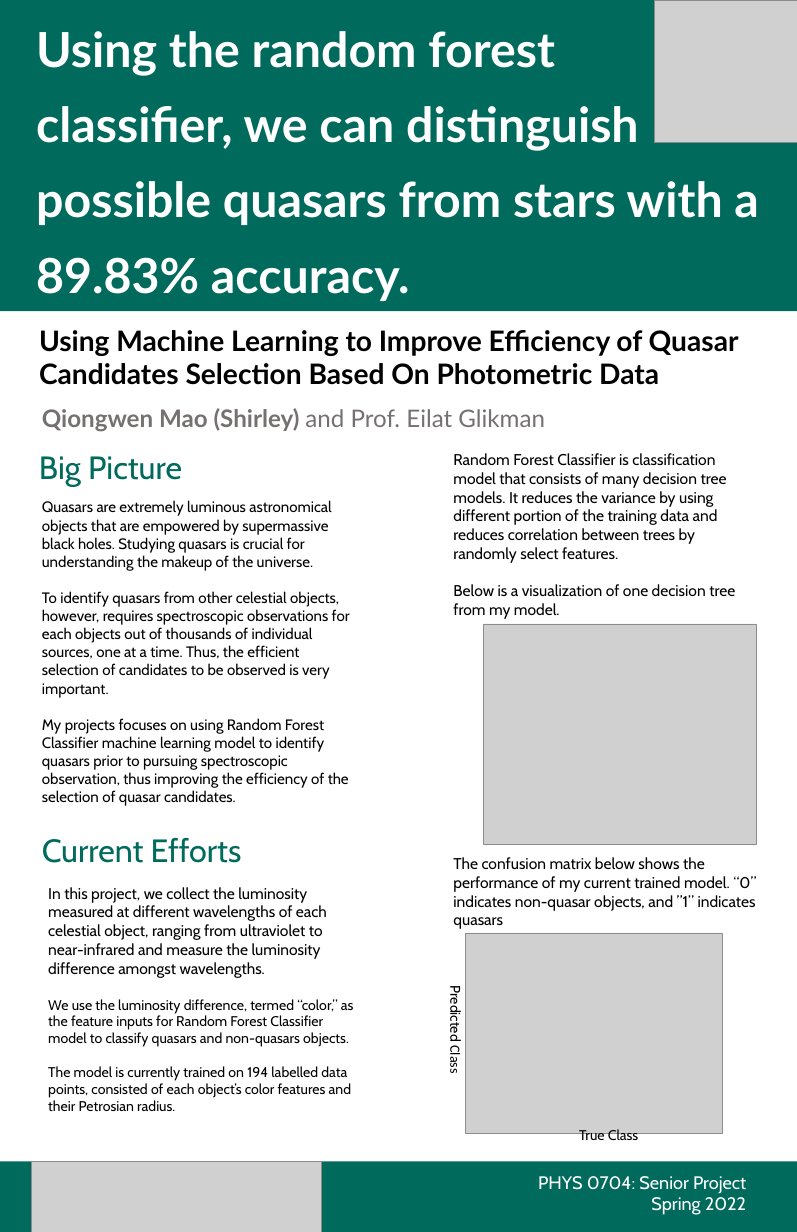
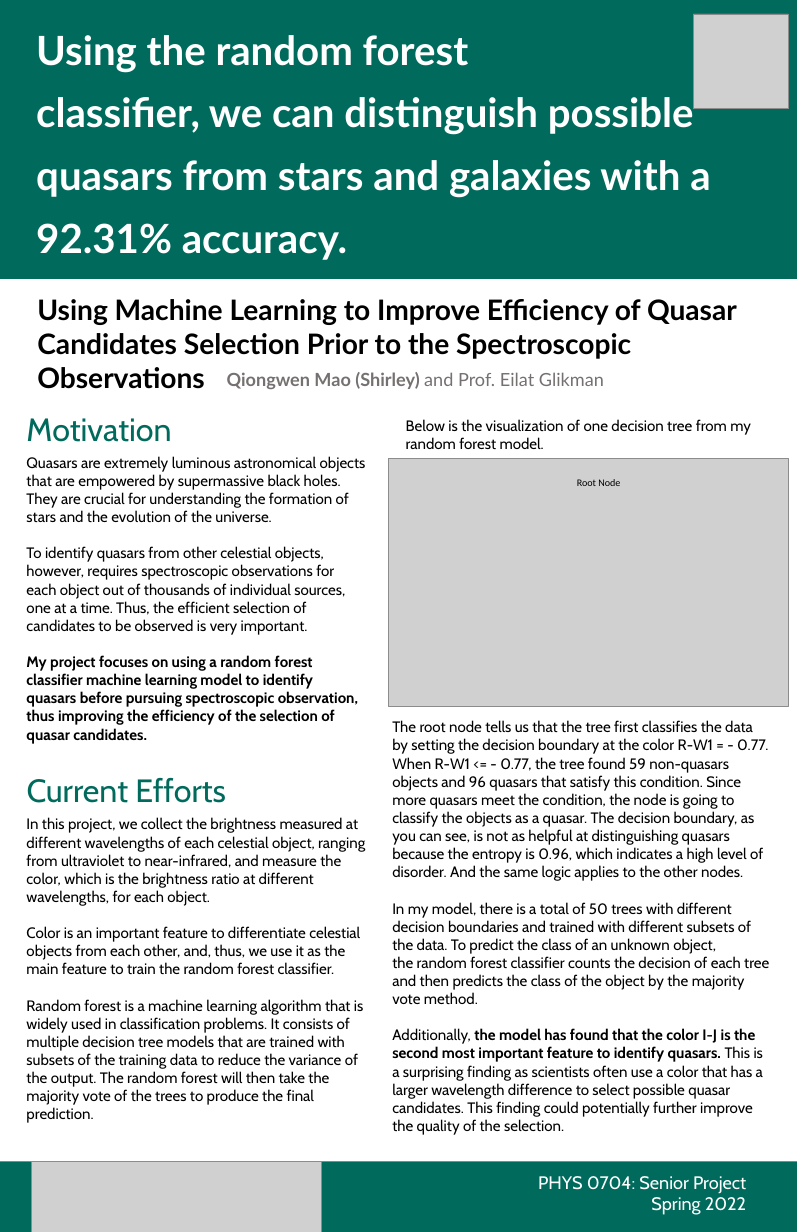
Before and after one commit to qmao520/phys704, a slide deck: slide 1 of poster/poster_rough.pptx. Drawn at 797x1232 pixels with LibreOffice and Linux fonts; fonts in the diff are those of the drawing; grey boxes stand for pictures. Boxes give left, top, right and bottom in pixels: in the first picture for what was removed or moved away, otherwise in the second. Text is boxed around its words. In the diff, an @@ line names an element or a change of style, - is before the commit and + after.

Commit message:
new model and new data

```diff
--- a/poster/poster_rough.pptx
+++ b/poster/poster_rough.pptx
@@ rectangle "Using the random forest": place and size @@
-rectangle "Using the random forest" at bbox=[0, 0, 797, 311]
+rectangle "Using the random forest" at bbox=[0, 0, 797, 279]
@@ picture: place and size @@
-picture at bbox=[654, 0, 797, 143]
+picture at bbox=[693, 14, 788, 109]
@@ text in rectangle at bbox=[36, 35, 468, 72]: size 48 to 40 pt in "Using the random forest" @@
@@ text in rectangle at bbox=[36, 92, 710, 260]: text changed; size 48 to 40 pt @@
-classifier, we can distinguish possible quasars from stars with a 89.83% accuracy.
+classifier, we can distinguish possible quasars from stars and galaxies with a 92.31% accuracy.
@@ text at bbox=[37, 299, 737, 389]: text changed @@
-Using Machine Learning to Improve Efficiency of Quasar Candidates Selection Based On Photometric Data
+Using Machine Learning to Improve Efficiency of Quasar Candidates Selection Prior to the Spectroscopic Observations
@@ text "Qiongwen Mao (Shirley) and Prof. ...": place and size @@
-text "Qiongwen Mao (Shirley) and Prof. ..." at bbox=[42, 408, 545, 432]
+text "Qiongwen Mao (Shirley) and Prof. ..." at bbox=[227, 372, 604, 389]
@@ text "Qiongwen Mao (Shirley) and Prof. ..." at bbox=[227, 372, 604, 389]: size 24 to 18 pt @@
@@ text at bbox=[26, 418, 171, 442]: text changed @@
-Big Picture
+Motivation
@@ text at bbox=[406, 419, 751, 449]: text changed; size 15.5 to 15 pt @@
-Random Forest Classifier is classification model that consists of many decision tree models. It reduces the variance by using different portion of the training data and reduces correlation between trees by randomly select features.
-Below is a visualization of one decision tree from my model.
+Below is the visualization of one decision tree from my random forest model.
@@ text at bbox=[26, 456, 366, 743]: text changed @@
-Quasars are extremely luminous astronomical objects that are empowered by supermassive black holes. Studying quasars is crucial for understanding the makeup of the universe.
-To identify quasars from other celestial objects, however, requires spectroscopic observations for each objects out of thousands of individual sources, one at a time. Thus, the efficient selection of candidates to be observed is very important.
-My projects focuses on using Random Forest Classifier machine learning model to identify quasars prior to pursuing spectroscopic observation, thus improving the efficiency of the selection of quasar candidates.
+Quasars are extremely luminous astronomical objects that are empowered by supermassive black holes. They are crucial for understanding the formation of stars and the evolution of the universe.
+To identify quasars from other celestial objects, however, requires spectroscopic observations for each object out of thousands of individual sources, one at a time. Thus, the efficient selection of candidates to be observed is very important.
+My project focuses on using a random forest classifier machine learning model to identify quasars before pursuing spectroscopic observation, thus improving the efficiency of the selection of quasar candidates.
@@ picture added at bbox=[388, 459, 788, 706] @@
@@ text added at bbox=[577, 479, 620, 486], 10 pt, text #000000 @@
+Root Node
@@ picture removed at bbox=[483, 624, 756, 844] @@
@@ text added at bbox=[392, 720, 769, 1135], 15 pt, text #000000 @@
+The root node tells us that the tree first classifies the data by setting the decision boundary at the color R-W1 = - 0.77. When R-W1 <= - 0.77, the tree found 59 non-quasars objects and 96 quasars that satisfy this condition. Since more quasars meet the condition, the node is going to classify the objects as a quasar. The decision boundary, as you can see, is not as helpful at distinguishing quasars because the entropy is 0.96, which indicates a high level of disorder. And the same logic applies to the other nodes.
+In my model, there is a total of 50 trees with different decision boundaries and trained with different subsets of the data. To predict the class of an unknown object,
+the random forest classifier counts the decision of each tree and then predicts the class of the object by the majority vote method.
+Additionally, the model has found that the color I-J is the second most important feature to identify quasars. This is a surprising finding as scientists often use a color that has a larger wavelength difference to select possible quasar candidates. This finding could potentially further improve the quality of the selection.
@@ text "Current Efforts": place and size @@
-text "Current Efforts" at bbox=[42, 838, 242, 863]
+text "Current Efforts" at bbox=[27, 778, 226, 803]
@@ text at bbox=[26, 817, 365, 1123]: text changed; size 14 to 15 pt @@
-In this project, we collect the luminosity measured at different wavelengths of each celestial object, ranging from ultraviolet to near-infrared and measure the luminosity difference amongst wavelengths.
-We use the luminosity difference, termed “color,” as the feature inputs for Random Forest Classifier model to classify quasars and non-quasars objects.
-The model is currently trained on 194 labelled data points, consisted of each object’s color features and their Petrosian radius.
+In this project, we collect the brightness measured at different wavelengths of each celestial object, ranging from ultraviolet to near-infrared, and measure the color, which is the brightness ratio at different wavelengths, for each object.
+Color is an important feature to differentiate celestial objects from each other, and, thus, we use it as the main feature to train the random forest classifier.
+Random forest is a machine learning algorithm that is widely used in classification problems. It consists of multiple decision tree models that are trained with subsets of the training data to reduce the variance of the output. The random forest will then take the majority vote of the trees to produce the final prediction.
@@ text removed at bbox=[453, 857, 756, 929] @@
-The confusion matrix below shows the performance of my current trained model. “0” indicates non-quasar objects, and ”1” indicates quasars
@@ picture removed at bbox=[465, 932, 722, 1133] @@
@@ text removed at bbox=[447, 990, 464, 1073] @@
-Predicted Class
@@ text removed at bbox=[579, 1129, 638, 1143] @@
-True Class
```
Also in this commit, not shown: 39 other files.
